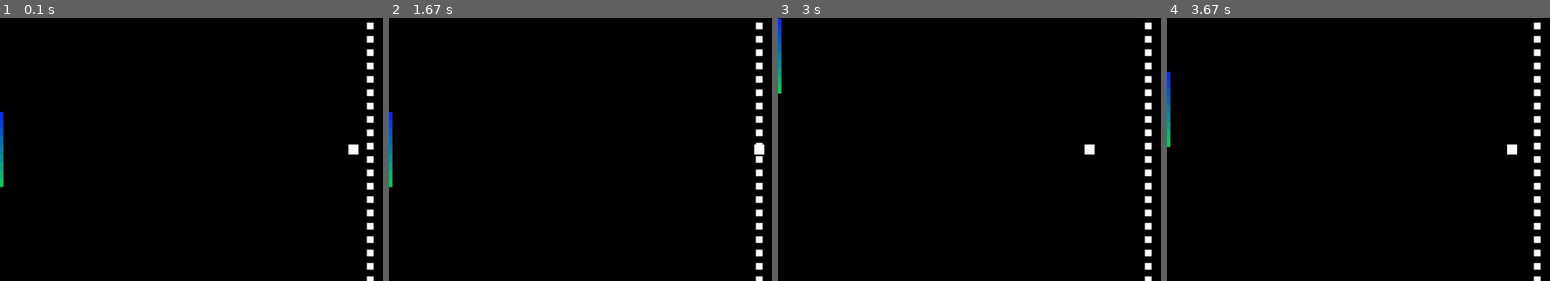
Above: before the commit, frames 1-4 (left to right).
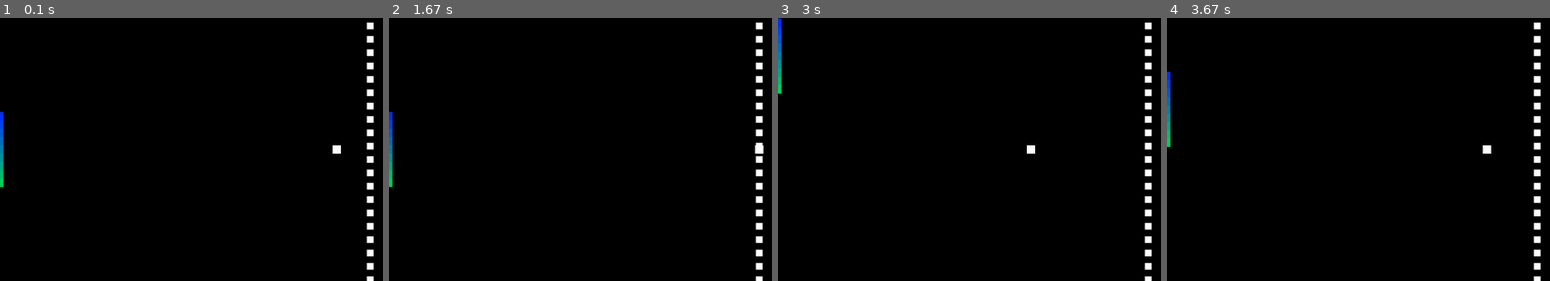
Above: after the commit, the same moments.

Repository: willian-bl/Games
Game: pygame game, started from pong/pong.py
Same seed, same stepped clock (60 frames per second), same inputs: the game is played once before the commit and once after it.
Inputs:
- Up to frame 1 (0.1 s): no input
- Up to frame 2 (1.67 s): hold Up 0.33-0.8 s; hold Down 0.83-1.13 s; hold S 0.83-1.13 s; tap Space at 0.9, 1.23, 1.63 s; hold Up 1.17-1.53 s; hold W 1.17-1.53 s; hold Down from 1.57 s (still down); hold S from 1.57 s (still down)
- Up to frame 3 (3 s): release Down at 1.93 s; release S at 1.93 s; hold Up 1.97-2.27 s; hold W 1.97-2.27 s; tap Space at 2.03, 2.37, 2.7 s; hold Down 2.3-2.6 s; hold S 2.3-2.6 s; hold Up from 2.63 s (still down); hold W from 2.63 s (still down)
- Up to frame 4 (3.67 s): release Up at 3 s; release W at 3 s; hold Down 3.03-3.4 s; hold S 3.03-3.4 s; tap Space at 3.1, 3.5 s; hold Up from 3.43 s (still down); hold W from 3.43 s (still down)
The pictures show only the part of the screen within x 2-52%, y 26-76%; the shares and areas given below are measured in that part.

The runs differ from the first frame. In frame 1, 0.2% of the frame differs, in the area x 86-94%, y 48-52%; in frame 2, less than 0.1%; in frame 3, 0.2%; in frame 4, 0.2%.

Commit message:
Adicionar movimento dinamico bolinha - Alteração 5

Diff:
--- a/pong/pong.py
+++ b/pong/pong.py
@@ -96,14 +96,15 @@
     p2 = pygame.Rect(p2_x, p2_y, jogador_largura, jogador_altura)
 
     # Bolinha
-    tam_bolinha = 12
+    tam_bolinha = 10
     bolinha_x = LARGURA // 2 - tam_bolinha // 2
     bolinha_y = ALTURA // 2 - tam_bolinha // 2
     bolinha_vel = bolinha_vel_init = 10
     # vel_x_init = bolinha_vel_x = randint(2, bolinha_vel)  * choice([-1, 1])
     # vel_y_init = bolinha_vel_y = (bolinha_vel - abs(bolinha_vel_x))  * choice([-1, 1])
-    vel_x_init = bolinha_vel_x = -5
+    vel_x_init = bolinha_vel_x = -10
     vel_y_init = bolinha_vel_y = 0
+    inclinacao_maxima = 3  # Deve ser menor do que a velocidade da bolinha
     bolinha = pygame.Rect(bolinha_x, bolinha_y, tam_bolinha, tam_bolinha)
 
 
@@ -154,6 +155,8 @@
                 if p1[i].colliderect(bolinha):
                     bolinha_vel += 1
                     bolinha_vel_y = ((i-4) * bolinha_vel) / 5  # Se bolinha_vel = 5, então y = -4 -3 -2 -1 0 1 2 3 4
+                    if inclinacao_maxima < bolinha_vel:
+                        bolinha_vel_y = bolinha_vel_y * inclinacao_maxima / 4
                     bolinha_vel_x = bolinha_vel - abs(bolinha_vel_y)
                     paddle_sound.play()
                     print(bolinha_vel_x, bolinha_vel_y)
@@ -164,6 +167,8 @@
                 if p2[i].colliderect(bolinha):
                     bolinha_vel += 1
                     bolinha_vel_y = ((i-4) * bolinha_vel) / 5
+                    if inclinacao_maxima < bolinha_vel:
+                        bolinha_vel_y = bolinha_vel_y * inclinacao_maxima / 4
                     bolinha_vel_x = -(bolinha_vel - abs(bolinha_vel_y))
                     paddle_sound.play()
                     print(bolinha_vel_x, bolinha_vel_y)
@@ -214,4 +219,4 @@
 # pyinstaller.exe .\pong.spec
 
 # FAZER:
-# COLOCAR OUTROS PARÂMETROS: INCLINAÇÃO MAXIMA, FUNÇÃO PARA VERIFICAR A COLISÃO DE AMBOS OS JOGADORES
+# FUNÇÃO PARA VERIFICAR A COLISÃO DE AMBOS OS JOGADORES
